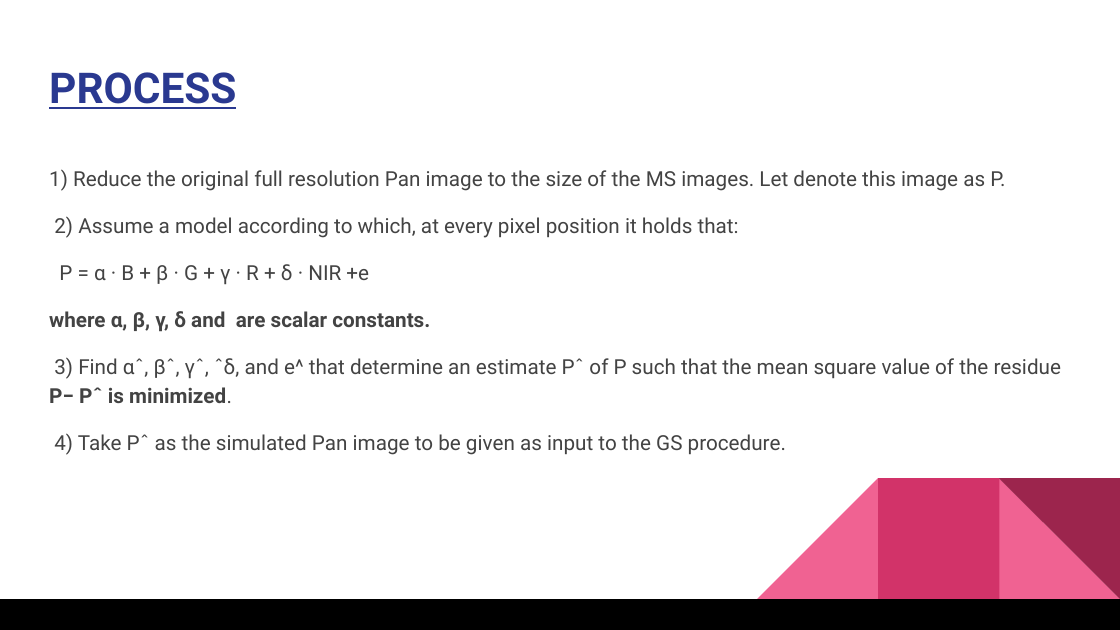
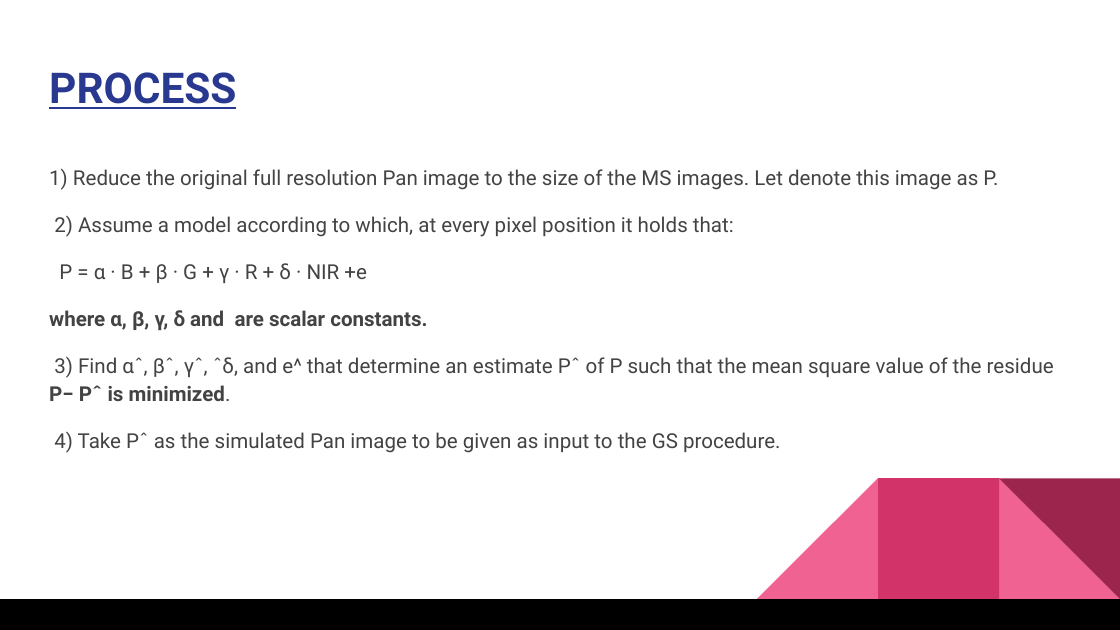
Before and after one commit to jaswanthKumarchapiri2000/Spatial-Computing, a slide deck: slide 6 of SpatialComputing-P2.pptx. Drawn at 1120x630 pixels with LibreOffice and Linux fonts; fonts in the diff are those of the drawing. Boxes give left, top, right and bottom in pixels: in the first picture for what was removed or moved away, otherwise in the second. Text is boxed around its words. In the diff, an @@ line names an element or a change of style, - is before the commit and + after.

```diff
--- a/SpatialComputing-P2.pptx
+++ b/SpatialComputing-P2.pptx
@@ text "1) Reduce the original full ..." at bbox=[49, 169, 1054, 453]: size 13.3 to 13.1 pt @@
```
Also in this commit, not shown: 1 other slide changed.
